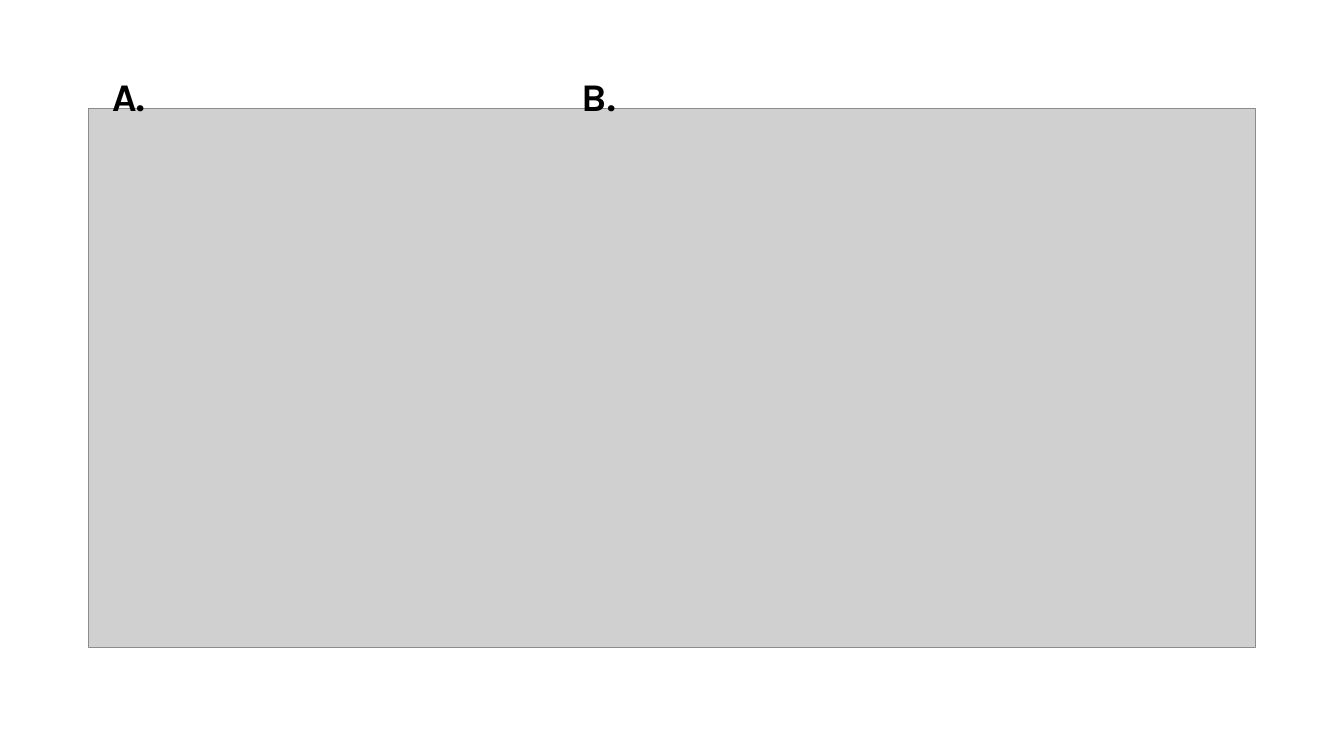
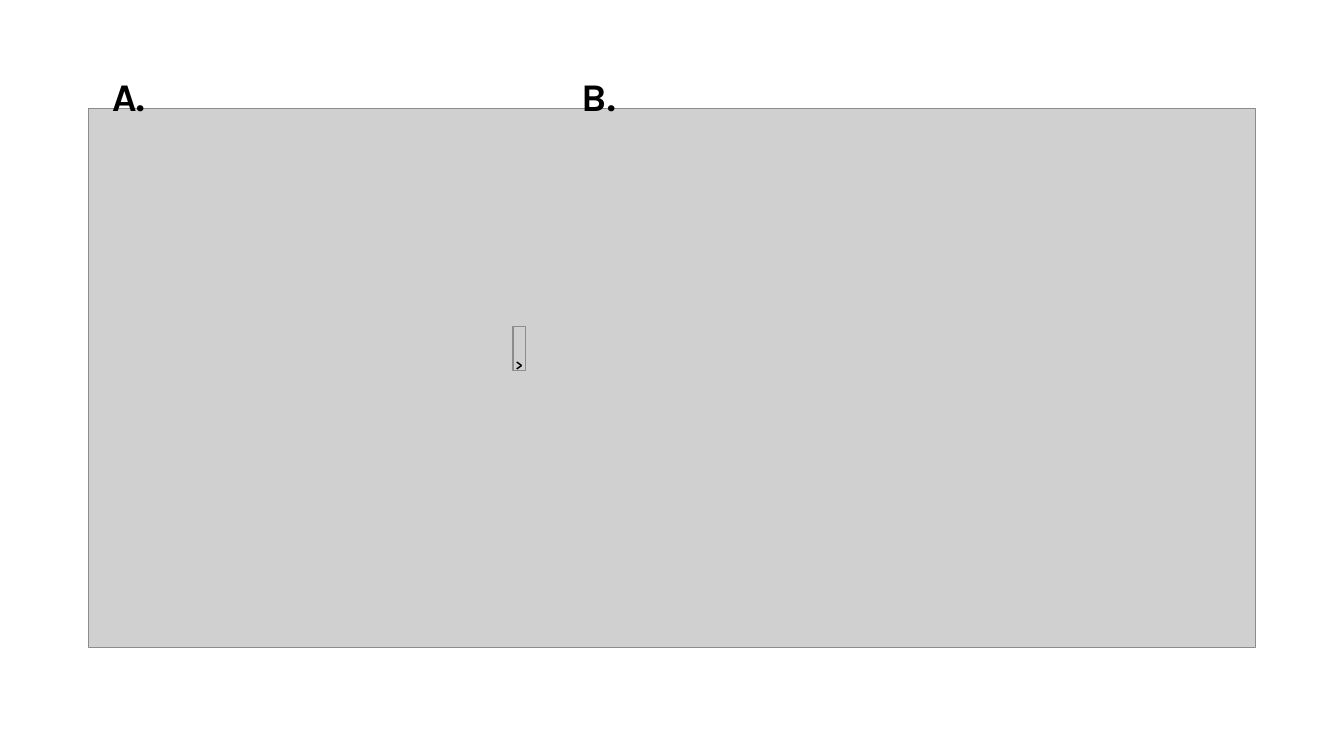
Before and after one commit to siebe2208/Master_thesis, a slide deck: slide 9 of Fig/NOR_NOR.pptx (slide 8 before the commit). Drawn at 1344x756 pixels with LibreOffice and Linux fonts; fonts in the diff are those of the drawing; grey boxes stand for pictures. Boxes give left, top, right and bottom in pixels: in the first picture for what was removed or moved away, otherwise in the second. Text is boxed around its words. In the diff, an @@ line names an element or a change of style, - is before the commit and + after.

```diff
--- a/Fig/NOR_NOR.pptx
+++ b/Fig/NOR_NOR.pptx
@@ picture added at [513, 327, 525, 370] @@
@@ text added at [506, 352, 538, 379], 10 pt, text #000000, bold @@
+>
```
Also in this commit, not shown: 4 slides added, 33 other files.
